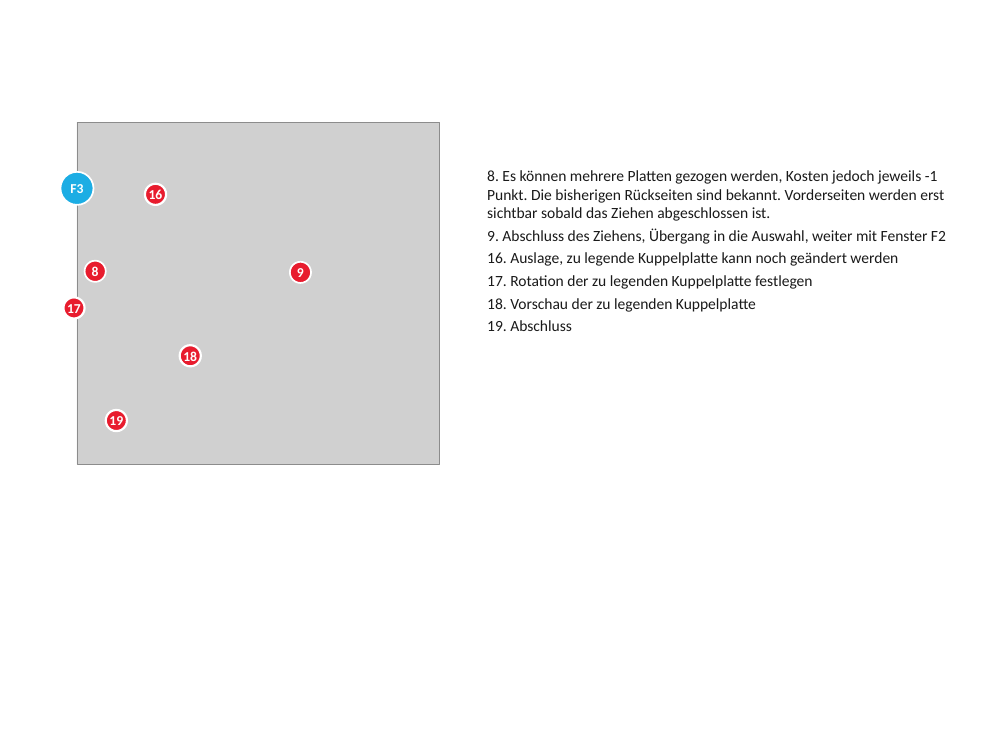
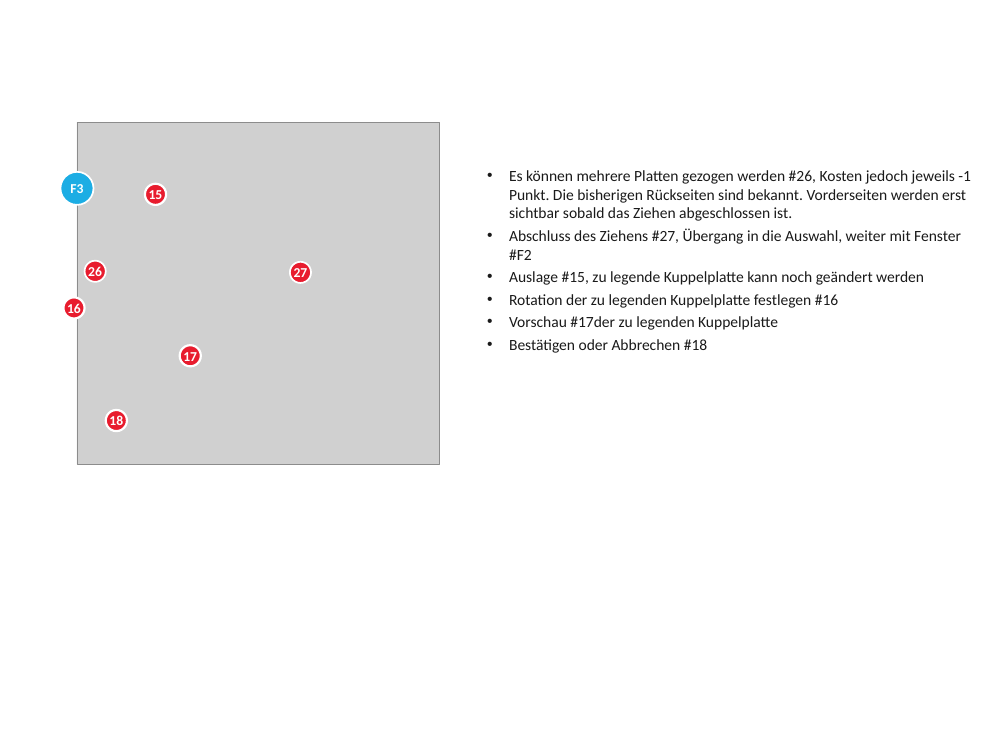
Before and after one commit to artfox1985/mosaic-AI, a slide deck: slide 8 of docs/game_manual_GUI.pptx. Drawn at 1008x756 pixels with LibreOffice and Linux fonts; fonts in the diff are those of the drawing; grey boxes stand for pictures. Boxes give left, top, right and bottom in pixels: in the first picture for what was removed or moved away, otherwise in the second. Text is boxed around its words. In the diff, an @@ line names an element or a change of style, - is before the commit and + after.

```diff
--- a/docs/game_manual_GUI.pptx
+++ b/docs/game_manual_GUI.pptx
@@ text at <box>509,170,971,353</box>: text changed @@
-8. Es können mehrere Platten gezogen werden, Kosten jedoch jeweils -1 Punkt. Die bisherigen Rückseiten sind bekannt. Vorderseiten werden erst sichtbar sobald das Ziehen abgeschlossen ist.
-9. Abschluss des Ziehens, Übergang in die Auswahl, weiter mit Fenster F2
-16. Auslage, zu legende Kuppelplatte kann noch geändert werden
-17. Rotation der zu legenden Kuppelplatte festlegen
-18. Vorschau der zu legenden Kuppelplatte
-19. Abschluss
+• Es können mehrere Platten gezogen werden #26, Kosten jedoch jeweils -1 Punkt. Die bisherigen Rückseiten sind bekannt. Vorderseiten werden erst sichtbar sobald das Ziehen abgeschlossen ist.
+• Abschluss des Ziehens #27, Übergang in die Auswahl, weiter mit Fenster #F2
+• Auslage #15, zu legende Kuppelplatte kann noch geändert werden
+• Rotation der zu legenden Kuppelplatte festlegen #16
+• Vorschau #17der zu legenden Kuppelplatte
+• Bestätigen oder Abbrechen #18
@@ text in ellipse at <box>149,190,163,204</box>: text changed @@
-16
+15
@@ text in ellipse at <box>88,266,102,281</box>: text changed @@
-8
+26
@@ text in ellipse at <box>294,268,308,282</box>: text changed @@
-9
+27
@@ text in ellipse at <box>67,301,81,317</box>: text changed @@
-17
+16
@@ text in ellipse at <box>183,349,197,365</box>: text changed @@
-18
+17
@@ text in ellipse at <box>109,415,123,430</box>: text changed @@
-19
+18
```
Also in this commit, not shown: 7 other slides changed, 3 slides added, 1 slide removed, 7 other files.
